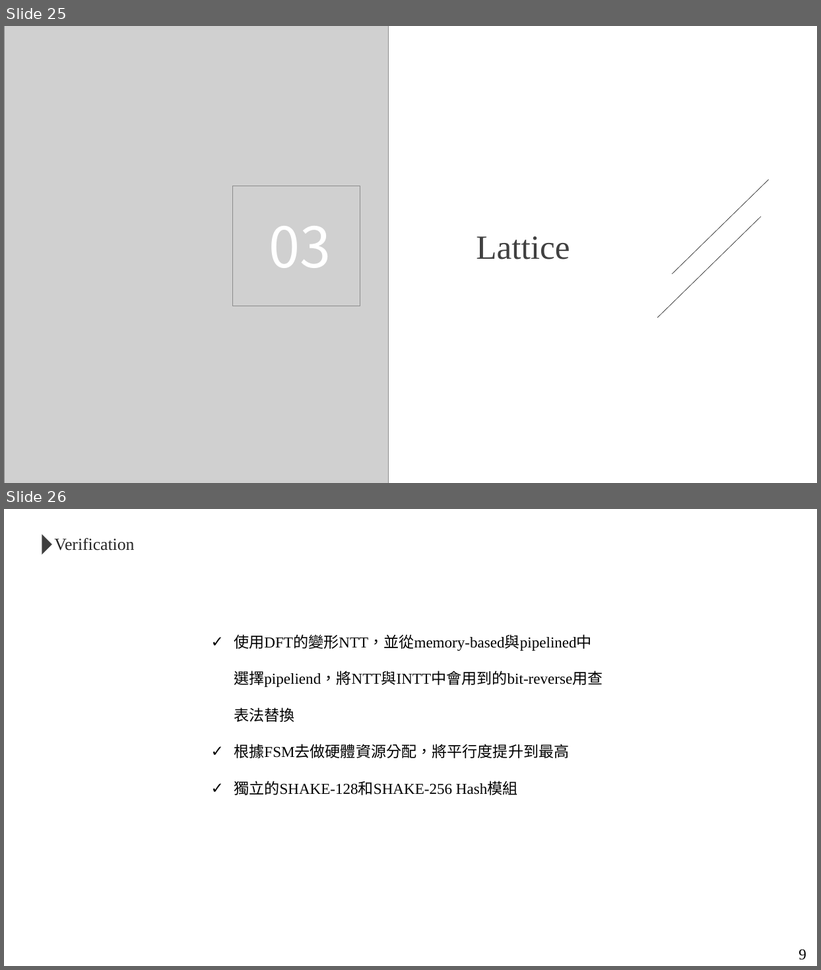
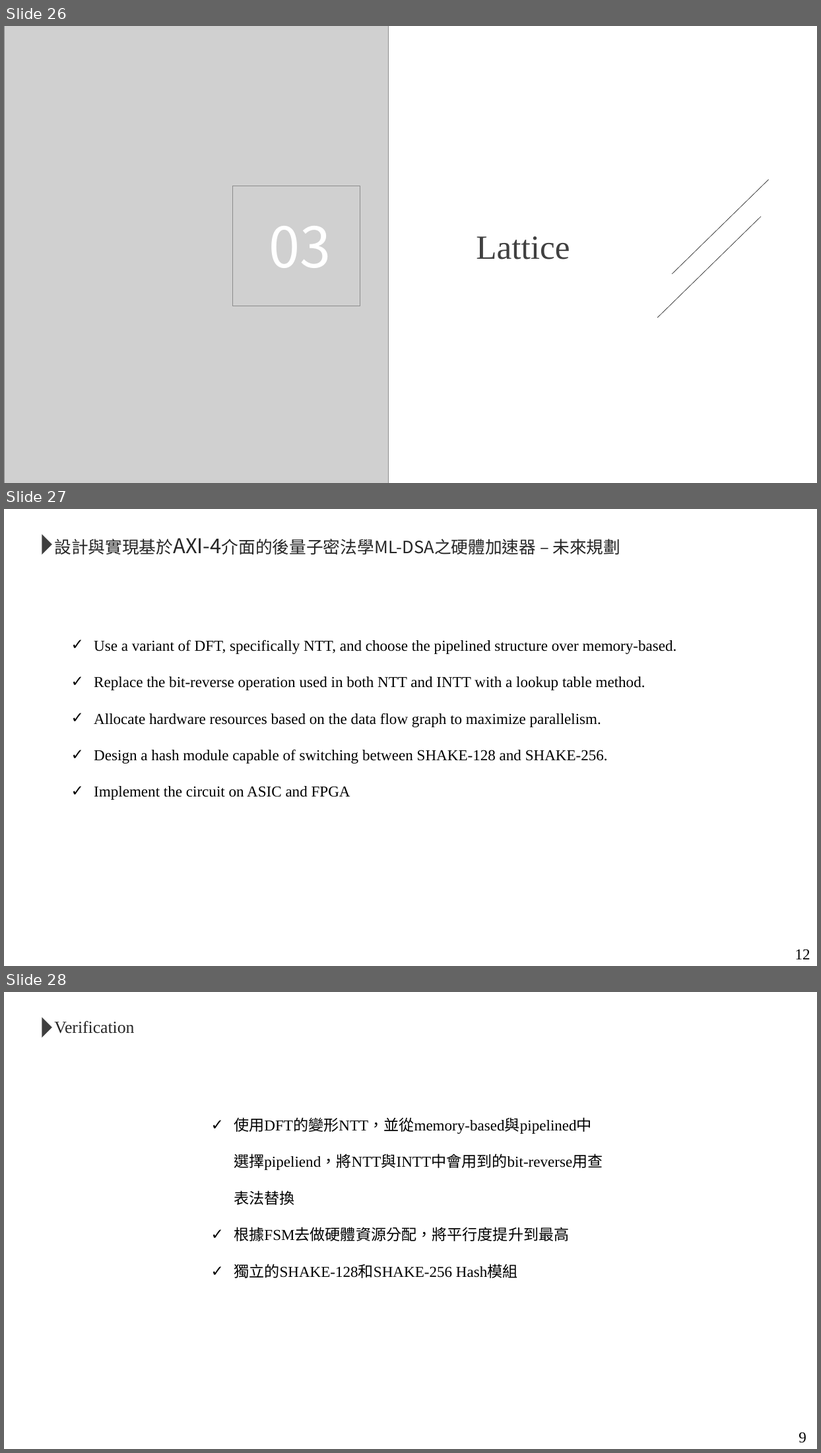
Before and after one commit to Fossum2523/ML_DSA, a slide deck: meeting/NIST_204_ML_DSA_10_08.pptx. Shown one above the other, each under a label of ours: slides 25 and 26 before the commit, slides 26, 27 and 28 after it. The pictures are 821x970 and 821x1453 pixels, drawn with LibreOffice and Linux fonts; fonts in the diff are those of the drawing; grey boxes stand for pictures. Boxes give left, top, right and bottom in pixels: in the first picture for what was removed or moved away, otherwise in the second. Text is boxed around its words. In the diff, an @@ line names an element or a change of style, - is before the commit and + after.

```diff
--- a/meeting/NIST_204_ML_DSA_10_08.pptx
+++ b/meeting/NIST_204_ML_DSA_10_08.pptx
@@ slide 27 added at (4, 509, 817, 966), background #FFFFFF @@
@@ rectangle added at (4, 509, 817, 966), fill #FFFFFF @@
@@ triangle added at (42, 535, 52, 555), fill #3F3F3F @@
@@ text added at (54, 538, 621, 555), 20 pt, text #262626 @@
+設計與實現基於AXI-4介面的後量子密法學ML-DSA之硬體加速器 – 未來規劃
@@ text added at (94, 640, 677, 800), 18 pt, text #000000 @@
+✓ Use a variant of DFT, specifically NTT, and choose the pipelined structure over memory-based.
+✓ Replace the bit-reverse operation used in both NTT and INTT with a lookup table method.
+✓ Allocate hardware resources based on the data flow graph to maximize parallelism.
+✓ Design a hash module capable of switching between SHAKE-128 and SHAKE-256.
+✓ Implement the circuit on ASIC and FPGA
@@ text added at (795, 949, 811, 960), 18 pt, text #000000 @@
+12
@@ what was slide 25 is now slide 26 @@
@@ what was slide 26 is now slide 28 @@
```
Also in this commit, not shown: 2 slides changed, 1 other slide added, 2 other files.
